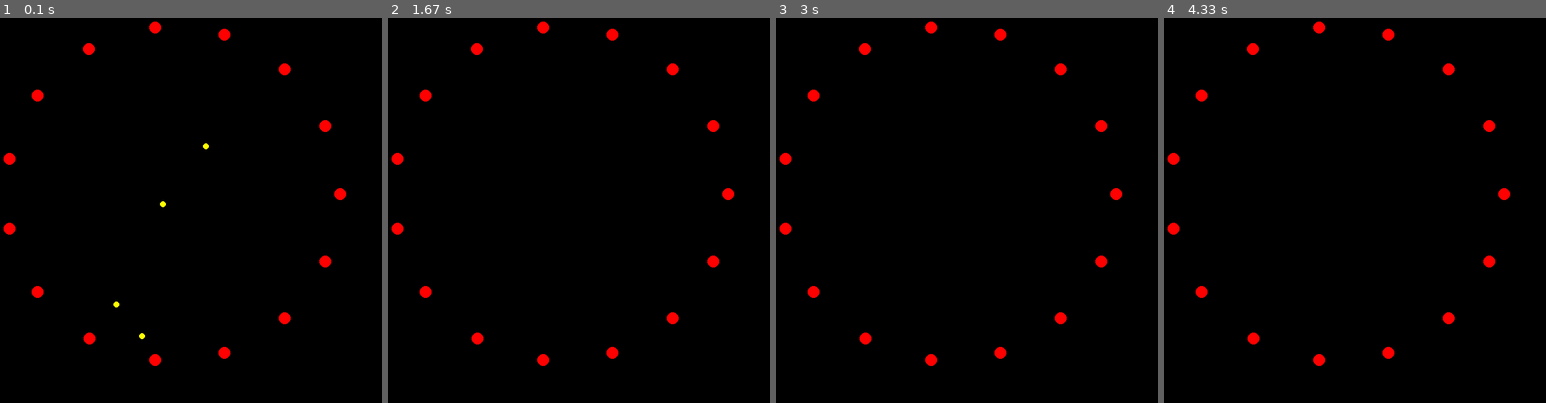
Above: before the commit, frames 1-4 (left to right).
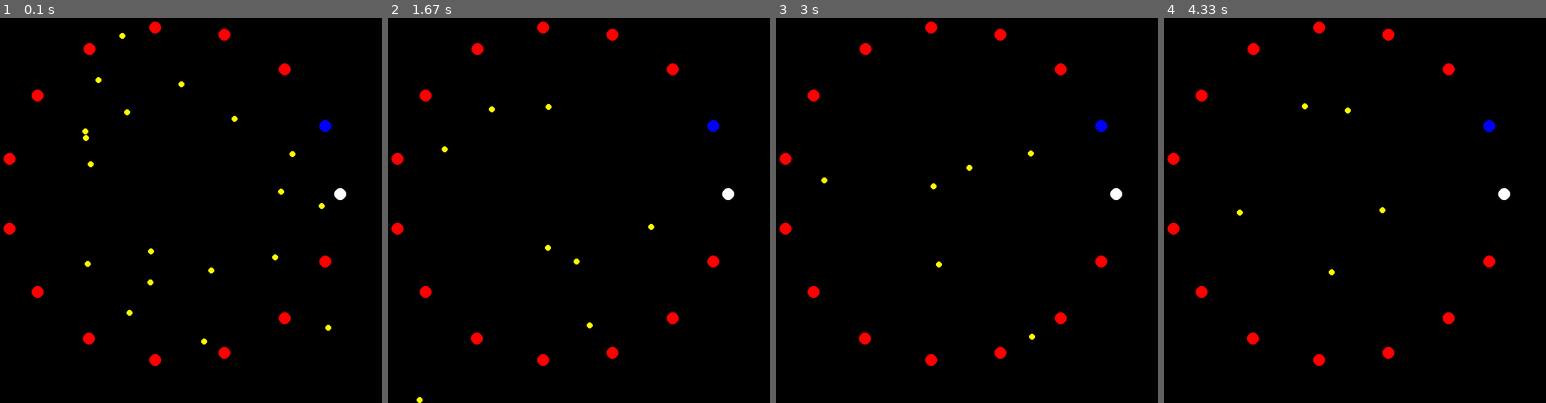
Above: after the commit, the same moments.

Repository: absima/pygame
Game: pygame game, started from trapper.py
Same seed, same stepped clock (60 frames per second), same inputs: the game is played once before the commit and once after it.
Inputs:
- Up to frame 1 (0.1 s): no input
- Up to frame 2 (1.67 s): no input
- Up to frame 3 (3 s): no input
- Up to frame 4 (4.33 s): no input

The runs differ from the first frame. In frame 1, 0.6% of the frame differs, in the area x 21-91%, y 3-85%; in frame 2, 0.3%; in frame 3, 0.3%; in frame 4, 0.3%.

Commit message:
error in direction of motion fixed

Diff:
--- a/trapper.py
+++ b/trapper.py
@@ -2,7 +2,6 @@
 import sys
 import numpy as np
 
-pygame.init()
 
 # Constants
 canvas_width = 700
@@ -11,7 +10,7 @@
 frame_rate = 60 #frame per second
 
 trapper_count = 15
-trapped_count = 5
+trapped_count = 20
 # trap_radius = 200
 trap_radius = 0.8 * 1e-11
 trapped_speed = 2
@@ -25,7 +24,7 @@
 mobile_color = 'yellow'
 
 q_trapped = -4.8e-10 #charge
-charge_scale = 2
+charge_scale = 2.
 q_trapper = charge_scale*q_trapped
 m_trapped = 1.67e-30 #mass in grams
 
@@ -38,31 +37,95 @@
     pdots = np.zeros((len(pos),2))
     for i, pos_i in enumerate(pos):
         # against the peers
-        vec_ip = np.delete(pos, i, 0) - pos_i
+        vec_ip =  pos_i - np.delete(pos, i, 0)
         pscaler = q_trapped**2/np.linalg.norm(vec_ip, axis=1)**3
         pterm = vec_ip * np.column_stack((pscaler, pscaler))
         # against the trappers
-        vec_it = pos_trpr-pos_i
+        vec_it = pos_i - pos_trpr
         tscaler = q_trapper*q_trapped/np.linalg.norm(vec_it, axis=1)**3
         tterm = vec_it * np.column_stack((tscaler,tscaler))
 
         pdots[i] = np.sum(pterm,0)+np.sum(tterm,0)
     return pdots
 
+def transform(pos):
+    ### to screen
+    pdiag_src = scale*np.array([-1, -1])
+    pdiag_tgt = -pdiag_src
+    sdiag_src = canvas_height*np.array([0, 1])
+    sdiag_tgt = canvas_width*np.array([1, 0])
 
-def transform(pos, opt):
-    pdiag_vec = np.array([2*scale, 2*scale]) #from (-c,-c) to (c,c)
-    sdiag_vec = np.array([canvas_width, canvas_height])
 
-    sbleft = -sdiag_vec/2 # bottom left corner coordinate
-    ## assuming diag vectors in standard position:
-    if opt=="to_screen":
-        return pos*sdiag_vec/pdiag_vec  + sdiag_vec/2
-    elif opt=="to_micro":
-        return (pos-sdiag_vec/2)*pdiag_vec/sdiag_vec # first term: bottom left coord
-        # return (pos-sdiag_vec/2)*sdiag_vec/pdiag_vec
-    else:
-        return None
+    pdiag_vec = pdiag_tgt - pdiag_src
+    sdiag_vec = sdiag_tgt - sdiag_src#np.array([canvas_width, canvas_height])
+
+    tpos = sdiag_src + (pos - pdiag_src) * sdiag_vec/pdiag_vec
+
+    return tpos
+
+
+pygame.init()
+
+# Canvas
+screen = pygame.display.set_mode((canvas_width, canvas_height))
+pygame.display.set_caption("Plasmatrap Simulation")
+
+# # Creating the trapping (static) particles in an equidistant circular order
+#     # pygame.draw.circle(screen, static_color, [posx,posy], tr_particle_size) ### draw
+ang_trpr = np.arange(trapper_count)*2*np.pi/trapper_count
+pos_trpr = trap_radius * np.column_stack((np.cos(ang_trpr), np.sin(ang_trpr)))
+pos_trapper = transform(pos_trpr)
+
+
+# initial random position of the trapped sprites
+pos_real = np.zeros((trapped_count, 2))
+radiuss = np.random.rand(trapped_count)*trap_radius
+thetaas = np.random.rand(trapped_count)*2*np.pi
+pos_real = np.column_stack((radiuss*np.cos(thetaas), radiuss*np.sin(thetaas)))
+
+mtm_trapped = np.zeros((trapped_count, 2))
+while True:
+    for e in pygame.event.get():
+        if e.type == pygame.QUIT:
+            pygame.quit()
+            sys.exit()
+
+    ## simple Euler method
+    pdots = mtmRate(pos_real)
+    mtm_trapped += dt*pdots
+    pos_real += dt*mtm_trapped/m_trapped
+
+    ### magnify to screen canvas
+    pos_trapped = transform(pos_real)
+
+    print ("positions")
+    # print(pos_trapped)
+    print()
+
+    screen.fill(screen_color)
+    i=0
+    for trapper in pos_trapper:
+        if i==0:
+            static_color = 'white'
+        elif i==1:
+            static_color = 'blue'
+        else:
+            static_color = 'red'
+        i+=1
+        pygame.draw.circle(screen, static_color, trapper.tolist(), tr_particle_size) ### draw
+
+    for particle in pos_trapped:
+        print(particle)
+        pygame.draw.circle(screen, mobile_color, particle.tolist(), td_particle_size)
+
+    pygame.display.flip()
+    pygame.time.Clock().tick(frame_rate)
+
+# def transform(pos):
+#     pdiag_vec = np.array([2*scale, 2*scale]) #from (-c,-c) to (c,c)
+#     sdiag_vec = np.array([canvas_width, canvas_height])
+#     return pos*sdiag_vec/pdiag_vec  + sdiag_vec/2
+
 
 # def transform(vec, opt):
 #     pdiag_vec = np.array([2*scale, 2*scale]) #from (-c,-c) to (c,c)
@@ -85,79 +148,3 @@
 #         return None
 #
 #     return tpos
-
-
-# Canvas
-screen = pygame.display.set_mode((canvas_width, canvas_height))
-pygame.display.set_caption("Plasmatrap Simulation")
-
-# # Creating the trapping (static) particles in an equidistant circular order
-# pos_trpr = np.zeros((trapper_count, 2)) #infinite mass
-# for i in range(trapper_count):
-#     # posx = canvas_width / 2 + trap_radius * np.cos(2 * np.pi * i / trapper_count)
-#     # posy = canvas_height / 2 + trap_radius * np.sin(2 * np.pi * i / trapper_count)
-#     posx = trap_radius * np.cos(2 * np.pi * i / trapper_count)
-#     posy = trap_radius * np.sin(2 * np.pi * i / trapper_count)
-#     pos_trpr[i] = [posx, posy]
-#
-#     # pygame.draw.circle(screen, static_color, [posx,posy], tr_particle_size) ### draw
-ang_trpr = np.arange(trapper_count)*2*np.pi/trapper_count
-pos_trpr = trap_radius * np.column_stack((np.cos(ang_trpr), np.sin(ang_trpr)))
-pos_trapper = transform(pos_trpr, "to_screen")
-
-
-# initial random position of the trapped sprites
-pos_real = np.zeros((trapped_count, 2))
-radiuss = np.random.rand(trapped_count)*trap_radius
-thetaas = np.random.rand(trapped_count)*2*np.pi
-pos_real = np.column_stack((radiuss*np.cos(thetaas), radiuss*np.sin(thetaas)))
-
-mtm_trapped = np.zeros((trapped_count, 2))
-while True:
-    for e in pygame.event.get():
-        if e.type == pygame.QUIT:
-            pygame.quit()
-            sys.exit()
-
-    ## simple Euler method
-    pdots = mtmRate(pos_real)
-    mtm_trapped += dt*pdots
-    pos_real += dt*mtm_trapped/m_trapped
-
-    ### magnify to screen canvas
-    # pos_trapped = canvas_width*pos_real/scale/2
-    pos_trapped = transform(pos_real, "to_screen")
-
-    print ("positions", pos_trapped)
-
-    screen.fill(screen_color)
-    for trapper in pos_trapper:
-        pygame.draw.circle(screen, static_color, trapper.tolist(), tr_particle_size) ### draw
-
-    for particle in pos_trapped:
-        print(particle)
-        pygame.draw.circle(screen, mobile_color, particle.tolist(), td_particle_size)
-
-    pygame.display.flip()
-    pygame.time.Clock().tick(frame_rate)
-
-
-
-# def mtmRate(pos):
-#     # estimate of pdot, rate of momentum
-#     pdots = np.zeros((len(pos),2))
-#     for i, pos_i in enumerate(pos):
-#         # with peers
-#         vec_ip = np.delete(pos, i, 0) - pos_i
-#         pscaler = q_trapped**2/np.sqrt(np.sum(vec_ip**2, 1))**3
-#         pscaler = np.column_stack((pscaler, pscaler))
-#         wpeers = np.sum(pscaler * vec_ip, 0)
-#         # with trappers
-#         tpos_real = 2*scale/canvas_width*pos_trapper
-#         vec_it = tpos_real-pos_i
-#         tscaler = q_trapper*q_trapped/np.sqrt(np.sum(vec_it**2, 1))**3
-#         tscaler = np.column_stack((tscaler, tscaler))
-#         wtrapr = np.sum(tscaler * vec_it,0)
-#
-#         pdots[i] = wpeers+wtrapr
-#     return pdots
